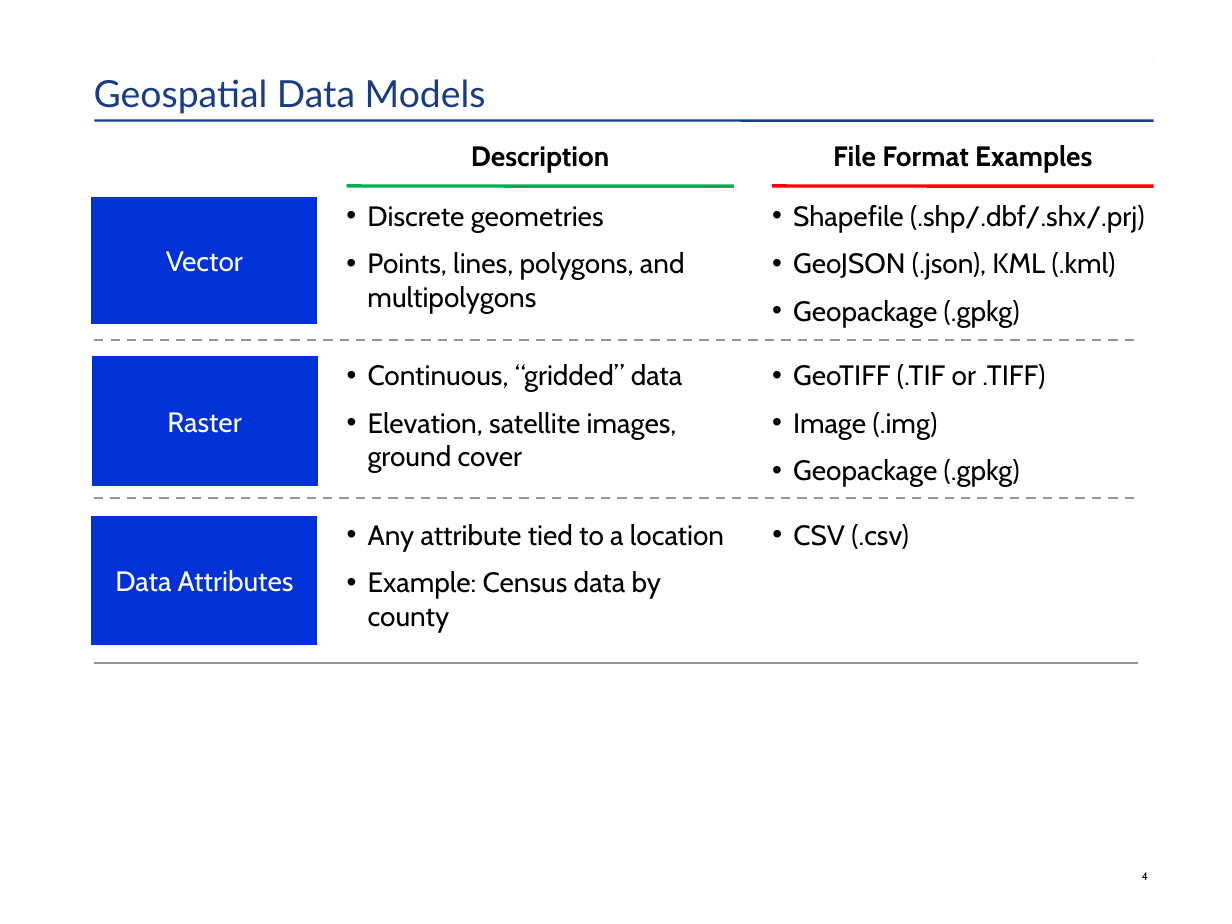
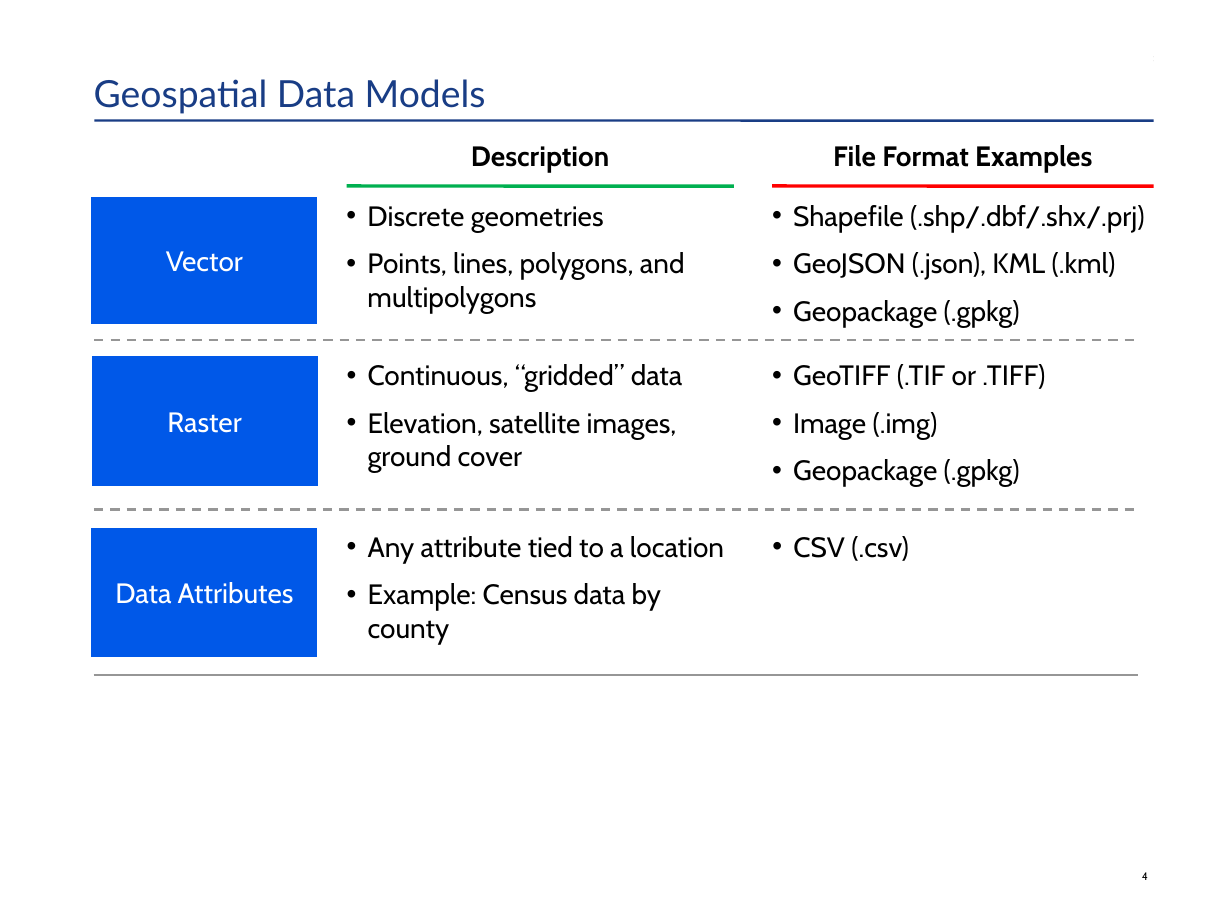
Before and after one commit to HKuz/Geospatial_Overview, a slide deck: slide 5 of BOS-PY_Presentation/OverviewOfUsingGeospatialDataInPython.pptx. Drawn at 1232x924 pixels with LibreOffice and Linux fonts; fonts in the diff are those of the drawing. Boxes give left, top, right and bottom in pixels: in the first picture for what was removed or moved away, otherwise in the second. Text is boxed around its words. In the diff, an @@ line names an element or a change of style, - is before the commit and + after.

```diff
--- a/BOS-PY_Presentation/OverviewOfUsingGeospatialDataInPython.pptx
+++ b/BOS-PY_Presentation/OverviewOfUsingGeospatialDataInPython.pptx
@@ fill #0032D6 to #0058E9; outline #0032D6 1.5 pt to #0058E9 1.5 pt in 3 elements at [93,198,317,323], [93,357,317,484], [93,529,317,655] @@
@@ line moved from (94, 497) - (1138, 497) to (94, 510) - (1138, 510) @@
@@ 2 texts, 1 rectangle, 1 line: place and size @@
-2 texts, 1 rectangle, 1 line at [93,517,1138,663]
+2 texts, 1 rectangle, 1 line at [93,529,1138,675]
```
Also in this commit, not shown: 7 other slides changed, 7 slides removed, 16 other files.
